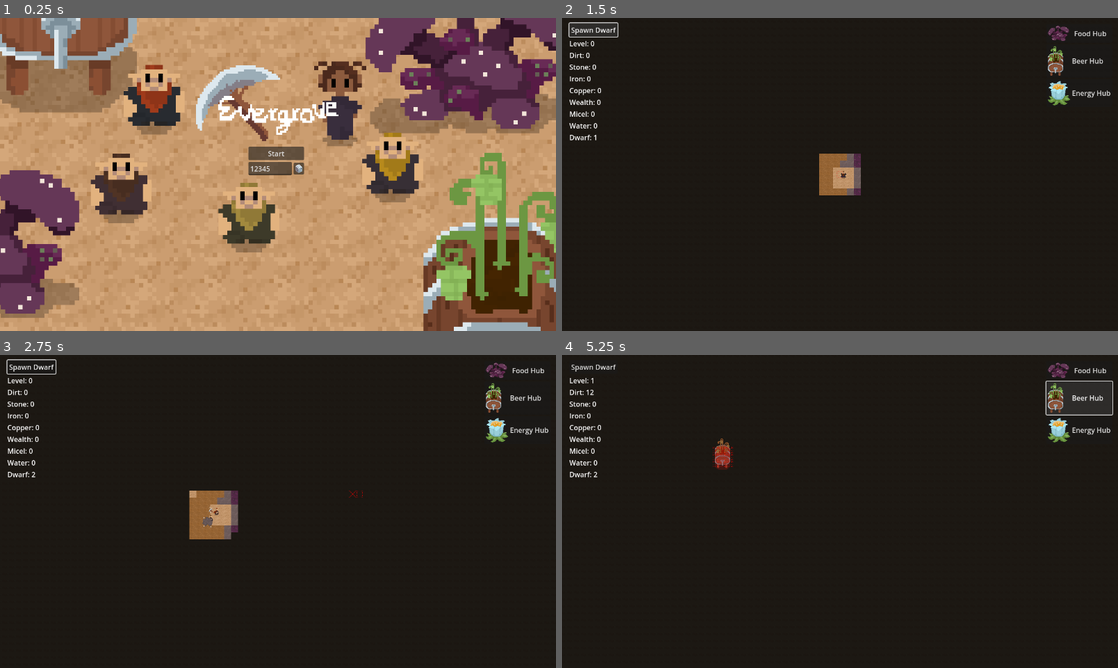
Above: before the commit, frames 1-4 (two rows, left to right).
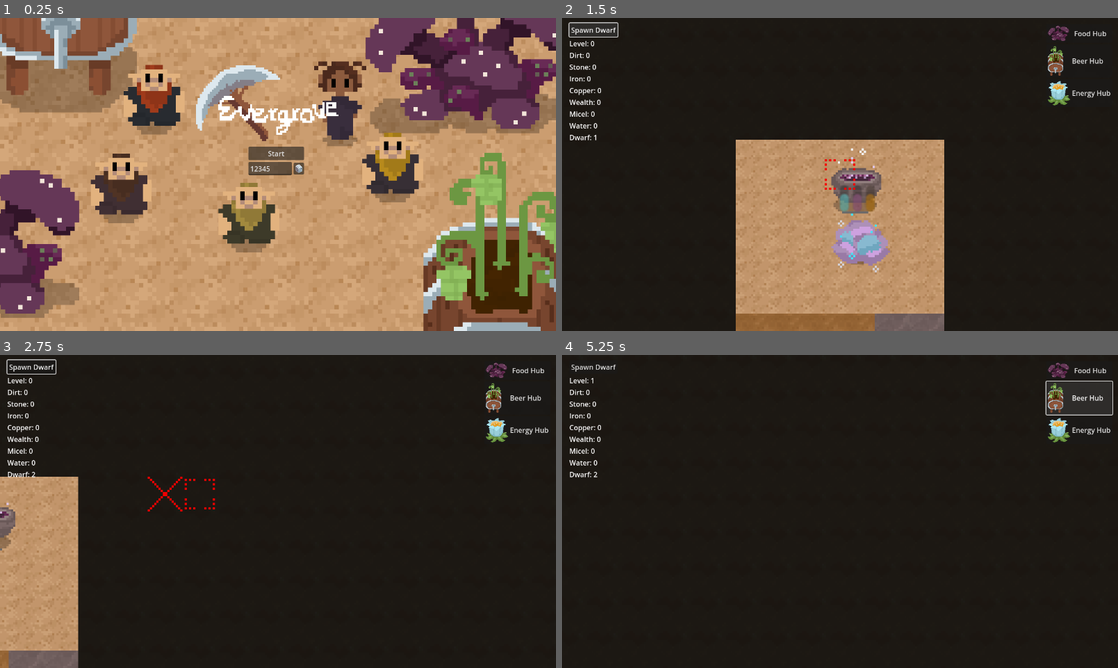
Above: after the commit, the same moments.

Repository: themoonforge/evergrove
Game: Godot game, scene res://main_menu/MainMenu.tscn
The game is run twice, just before and just after one commit, with the same random seed, the same clock (stepped at 60 frames per second) and the same inputs.
Inputs (mouse positions are in pixels of both pictures, inside the frame that each line leads up to):
- Up to frame 1 (0.25 s): no input
- Up to frame 2 (1.5 s): click "Start" at 0.5 s; click "Spawn Dwarf" at 1.25 s
- Up to frame 3 (2.75 s): tap Enter at 2 s; move the mouse to (400, 495) at 2.02 s; hold Right (ui_right) from 2.03 s (still down); tap G at 2.1 s; click (400, 495) at 2.17 s
- Up to frame 4 (5.25 s): move the mouse to (728, 527) at 2.77 s; release Right (ui_right) at 2.78 s; hold Down (ui_down) 2.78-3.53 s; tap Q at 2.85 s; move the mouse to (895, 442) at 3.52 s; hold Right (ui_right) 3.53-4.25 s; tap E at 3.6 s; click "Food Hub" at 4.25 s; click "Beer Hub" at 5 s

The runs differ from the first frame. In frame 2, 23% of the frame differs, in the area x 31-69%, y 38-100%; in frame 3, 10%; in frame 4, 0.3%.

Commit message:
add spawner

Diff:
--- a/evergrove/AI/agent.gd
+++ b/evergrove/AI/agent.gd
@@ -109,12 +109,12 @@
 # true if task assignment was successful
 func assign_task(task: Task) -> bool:
 	if not accepting_tasks:
-		print("Agent %s currently not accepting tasks" % [self.name])
+		#print("Agent %s currently not accepting tasks" % [self.name])
 		return false
 
 	add_task_back(task)
 
-	print("Agent %s received task from hivemind" % [self.name])
+	#print("Agent %s received task from hivemind" % [self.name])
 	return true
 
 func push_back_last_task() -> void:
@@ -159,12 +159,12 @@
 	for i in range(tasks.size()):
 		var task = tasks[i]
 		if task.is_interruptable():
-			print("Agent %s inserting task at %d, %d" % [self.name, i, tasks.size()])
+			#print("Agent %s inserting task at %d, %d" % [self.name, i, tasks.size()])
 			tasks.insert(i, new_task)
-			print("Agent %s inserted task at %d, %d" % [self.name, i, tasks.size()])
+			#print("Agent %s inserted task at %d, %d" % [self.name, i, tasks.size()])
 			return
 
-	print("Agent %s inserted task at end %d" % [self.name, tasks.size() + 1])
+	#print("Agent %s inserted task at end %d" % [self.name, tasks.size() + 1])
 	tasks.append(new_task)
 
 func evaluate_consumtion() -> void:
@@ -194,16 +194,18 @@
 	food = max(0, food - food_consumtion)
 	beer = max(0, beer - beer_consumtion)
 
-	print("Agent %s change enegery from %f to %f" % [self.name, old_energy, energy])
-	print("Agent %s change food from %f to %f" % [self.name, old_food, food])
-	print("Agent %s change beer from %f to %f" % [self.name, old_beer, beer])
+	#print("Agent %s change enegery from %f to %f" % [self.name, old_energy, energy])
+	#print("Agent %s change food from %f to %f" % [self.name, old_food, food])
+	#print("Agent %s change beer from %f to %f" % [self.name, old_beer, beer])
+
+	dwarf.update_bars(energy, food, beer)
 
 #return Task or null
 func generate_private_task(building_type: Utils.BuildingType):
 	var location = ai_globals.Location.create_from_dwarf(dwarf)
 	var target_location = ai_globals.hivemind.get_nearest_hub_location(building_type, location)
 	if target_location.invalid:
-		print("Agent %s unable to create private task, target invalid (probably no hub exists)" % [self.name])
+		#print("Agent %s unable to create private task, target invalid (probably no hub exists)" % [self.name])
 		return null
 	match building_type:
 		Utils.BuildingType.ENERGY:
@@ -214,31 +216,31 @@
 			return Task.create(ai_globals.TASK_TYPE.DRINK, "Move to nearest beer hub", 0, target_location)
 
 func evaluate_private_needs():
-	print("Agent %s private needs %s, %s, %s , %s, %s, %f, %f, %f" % [self.name, starving_mode, accepting_tasks, recharge_energy_queued, recharge_food_queued, recharge_beer_queued, energy, food, beer])
+	#print("Agent %s private needs %s, %s, %s , %s, %s, %f, %f, %f" % [self.name, starving_mode, accepting_tasks, recharge_energy_queued, recharge_food_queued, recharge_beer_queued, energy, food, beer])
 	if energy <= ENERGY_TRASHOLD && !recharge_energy_queued:
 		var task = generate_private_task(Utils.BuildingType.ENERGY)
 		if task:
 			add_task_front(task)
 			set_recharge_energy_queued(true)
-			print("%s has low energy, queueing energy task" % [self.name])
-		else:
-			print("%s unable to create energy task" % [self.name])
+			#print("%s has low energy, queueing energy task" % [self.name])
+		#else:
+			#print("%s unable to create energy task" % [self.name])
 	if food <= FOOD_TRASHOLD && !recharge_food_queued:
 		var task = generate_private_task(Utils.BuildingType.FOOD)
 		if task:
 			add_task_front(task)
 			set_recharge_food_queued(true)
-			print("%s has low food, queueing food task" % [self.name])
-		else:
-			print("%s unable to create food task" % [self.name])
+			#print("%s has low food, queueing food task" % [self.name])
+		#else:
+			#print("%s unable to create food task" % [self.name])
 	if beer <= BEER_TRASHOLD && !recharge_beer_queued:
 		var task = generate_private_task(Utils.BuildingType.BEER)
 		if task:
 			add_task_front(task)
 			set_recharge_beer_queued(true)
-			print("%s has low beer, queueing beer task" % [self.name])
-		else:
-			print("%s unable to create beer task" % [self.name])
+			#print("%s has low beer, queueing beer task" % [self.name])
+		#else:
+			#print("%s unable to create beer task" % [self.name])
 
 func evaluate_zero_modes():
 	set_zero_energy_mode(energy == 0)
@@ -247,14 +249,14 @@
 
 # return true if task is finished
 func handle_task_end(task: Task) -> bool:
-	if !is_on_position(dwarf, task):
-		print("woops not on possition -> debug needed")
+	#if !is_on_position(dwarf, task):
+		#print("woops not on possition -> debug needed")
 	if task.waiting_time <= 0:
 		if task.has_callback:
 			task.callback.call(dwarf)
 		tasks.pop_front()
 		working_on_task = false
-		print("Agent %s finished task" % [self.name])
+		#print("Agent %s finished task" % [self.name])
 		return true
 	elif !task.waiting_running:
 		task.waiting_running = true
@@ -266,17 +268,17 @@
 func run_task(task: Task) -> void:
 	match task.type:
 		ai_globals.TASK_TYPE.MOVE_TO:
-			print("Agent %s working on MOVE %s" % [self.name, working_on_task])
+			#print("Agent %s working on MOVE %s" % [self.name, working_on_task])
 			if !working_on_task:
 				walk_to(dwarf, task)
 			else:
 				if is_finished_walking(dwarf, task):
 					if handle_task_end(task):
 						eval_accepting_tasks()
-				else:
-					print("Agent %s still on task" % [self.name])
+				#else:
+					#print("Agent %s still on task" % [self.name])
 		ai_globals.TASK_TYPE.SLEEP:
-			print("Agent %s working on SLEEP %s" % [self.name, working_on_task])
+			#print("Agent %s working on SLEEP %s" % [self.name, working_on_task])
 			if !working_on_task:
 				walk_to(dwarf, task)
 			else:
@@ -290,7 +292,7 @@
 							set_recharge_energy_queued(false)
 							set_zero_energy_mode(false)
 		ai_globals.TASK_TYPE.EAT:
-			print("Agent %s working on EAT %s" % [self.name, working_on_task])
+			#print("Agent %s working on EAT %s" % [self.name, working_on_task])
 			if !working_on_task:
 				walk_to(dwarf, task)
 			else:
@@ -304,7 +306,7 @@
 							set_recharge_food_queued(false)
 							set_zero_food_mode(false)
 		ai_globals.TASK_TYPE.DRINK:
-			print("Agent %s working on DRINK %s" % [self.name, working_on_task])
+			#print("Agent %s working on DRINK %s" % [self.name, working_on_task])
 			if !working_on_task:
 				walk_to(dwarf, task)
 			else:
@@ -319,7 +321,7 @@
 							set_zero_beer_mode(false)
 
 func _on_ai_tick():
-	print("Agent %s processing tick" % [self.name])
+	#print("Agent %s processing tick" % [self.name])
 	evaluate_consumtion()
 	evaluate_private_needs()
 	evaluate_zero_modes()
@@ -342,7 +344,7 @@
 	task.location.coordinates.x = movement_target.x
 	task.location.coordinates.y = movement_target.y
 	task.location.level = movement_target.z
-	print("Agent %s moving to task location %v, %d" % [self.name, task.location.coordinates, task.location.level])
+	#print("Agent %s moving to task location %v, %d" % [self.name, task.location.coordinates, task.location.level])
 	working_on_task = true
 
 func is_finished_walking(dwarf: Dwarf, task: Task) -> bool:
--- a/evergrove/Utils.gd
+++ b/evergrove/Utils.gd
@@ -2,6 +2,7 @@
 	BEER,
 	ENERGY,
 	FOOD,
+	SPAWNER,
 }
 
 const TILE_SIZE_HALF = 8
--- a/evergrove/dwarf/Dwarf.tscn
+++ b/evergrove/dwarf/Dwarf.tscn
@@ -81,6 +81,9 @@
 [ext_resource type="Texture2D" uid="uid://3oglnev1bvq8" path="res://dwarf/thicc/body/medium/medium_skin_right2.png" id="66_sfkjb"]
 [ext_resource type="Texture2D" uid="uid://b2uemtns66pq4" path="res://dwarf/hammer/hammer1.png" id="67_d5yhb"]
 [ext_resource type="Texture2D" uid="uid://bxb3gme20r56c" path="res://dwarf/hammer/hammer2.png" id="68_vh2r5"]
+[ext_resource type="Texture2D" uid="uid://cnqcjxvyn1ec4" path="res://spawn/spawn_dust/spawn_dust1.png" id="82_vqfuu"]
+[ext_resource type="Texture2D" uid="uid://7opgm37v6wtw" path="res://spawn/spawn_dust/spawn_dust2.png" id="83_gy6nx"]
+[ext_resource type="Texture2D" uid="uid://t6f1xa5mxk34" path="res://spawn/spawn_dust/spawn_dust3.png" id="84_ij1hx"]
 
 [sub_resource type="SpriteFrames" id="SpriteFrames_04c1a"]
 animations = [{
@@ -960,10 +963,26 @@
 "loop": true,
 "name": &"sleeping_effect",
 "speed": 5.0
+}, {
+"frames": [{
+"duration": 1.0,
+"texture": ExtResource("82_vqfuu")
+}, {
+"duration": 1.0,
+"texture": ExtResource("83_gy6nx")
+}, {
+"duration": 1.0,
+"texture": ExtResource("84_ij1hx")
+}, {
+"duration": 1.0,
+"texture": ExtResource("52_hkdl5")
+}],
+"loop": false,
+"name": &"spawn_effect",
+"speed": 5.0
 }]
 
 [node name="Dwarf" type="Node2D"]
-y_sort_enabled = true
 texture_filter = 1
 script = ExtResource("1_c3sis")
 
@@ -1042,5 +1061,37 @@
 z_index = 1
 position = Vector2(1, 27)
 sprite_frames = SubResource("SpriteFrames_nmf58")
-animation = &"sleeping_effect"
+animation = &"spawn_effect"
+frame = 2
+frame_progress = 1.0
 offset = Vector2(0, -27)
+
+[node name="EnergyBar" type="ProgressBar" parent="."]
+modulate = Color(0.404948, 1, 0.997705, 1)
+offset_left = -8.0
+offset_top = -35.0
+offset_right = -4.0
+offset_bottom = -23.0
+value = 50.0
+fill_mode = 3
+show_percentage = false
+
+[node name="FoodBar" type="ProgressBar" parent="."]
+modulate = Color(0.729059, 0.398913, 0.666405, 1)
+offset_left = -2.0
+offset_top = -35.0
+offset_right = 2.0
+offset_bottom = -23.0
+value = 50.0
+fill_mode = 3
+show_percentage = false
+
+[node name="BeerBar" type="ProgressBar" parent="."]
+modulate = Color(0.92549, 0.576471, 0, 1)
+offset_left = 4.0
+offset_top = -35.0
+offset_right = 8.0
+offset_bottom = -23.0
+value = 50.0
+fill_mode = 3
+show_percentage = false
--- a/evergrove/dwarf/dwarf.gd
+++ b/evergrove/dwarf/dwarf.gd
@@ -8,6 +8,10 @@
 
 @onready var effect_animator: AnimatedSprite2D = $"./EffectAnimator"
 @onready var action_effect_animator: AnimatedSprite2D = $"./ActionEffectAnimator"
+
+@onready var energy_bar: ProgressBar = $"./EnergyBar"
+@onready var food_bar: ProgressBar = $"./FoodBar"
+@onready var beer_bar: ProgressBar = $"./BeerBar"
 
 var body_animator: AnimatedSprite2D
 var clothing_animator: AnimatedSprite2D
@@ -54,6 +58,8 @@
 const sleeping_effect = "sleeping_effect"
 const building_effect = "building_effect"
 
+const spawn_effect = "spawn_effect"
+
 @export var type: DwarfType
 @export var skin: DwarfSkin
 @export var hair: DwarfHair
@@ -77,6 +83,16 @@
 }
 
 @export var action_effect_animator_position: Vector2
+
+func show_bars(value: bool) -> void:
+	energy_bar.visible = value
+	food_bar.visible = value
+	beer_bar.visible = value
+
+func update_bars(energy: float, food: float, beer: float) -> void:
+	energy_bar.value = energy
+	food_bar.value = food
+	beer_bar.value = beer
 
 func set_current_position(my_position: Vector2i, level: int, force: bool = false) -> void:
 	if !force && current_position == my_position && current_level == level:
@@ -143,6 +159,8 @@
 
 	clothing_animator.modulate = Color8(rng.randi_range(80, 140), 	rng.randi_range(80, 140), 	rng.randi_range(80, 140))
 
+	set_normal()
+
 	# TODO retrieve walking direction and call play on animated sprite
 	# this is just an example how to call animations
 	# instantiate AI controller
@@ -150,8 +168,11 @@
 		add_child(Agent.create())
 		game_state.selected_dwarf = self
 		game_state.inc_dwarfs(1)
-
-	set_normal()
+		action_effect_animator.position = action_effect_animator_position + Vector2(0, -Utils.TILE_SIZE_HALF)
+		play_animation(action_effect_animator, spawn_effect)
+	else:
+		show_bars(false)
+
 	print("finish dwarf")
 
 func play_animation(animator: AnimatedSprite2D, animation: String) -> void:
@@ -211,9 +232,9 @@
 	play_animation(hair_animator, hair_animation_name)
 
 func set_animation(my_behaviour: Utils.Behaviour, my_walking_direction: Utils.WalkingDirection) -> void:
-	print("set_animation")
+	#print("set_animation")
 	if behaviour == my_behaviour && walking_direction == my_walking_direction:
-		print("skip set_animation")
+		#print("skip set_animation")
 		return
 
 	behaviour = my_behaviour
--- a/evergrove/hubs/Hub.tscn
+++ b/evergrove/hubs/Hub.tscn
@@ -7,6 +7,8 @@
 [ext_resource type="Texture2D" uid="uid://il6pnwplvdy" path="res://hubs/energy_hub/energy_hub2.png" id="5_a5neh"]
 [ext_resource type="Texture2D" uid="uid://dtnmcje85qhw" path="res://hubs/food_hub/food_hub1.png" id="6_einag"]
 [ext_resource type="Texture2D" uid="uid://d30syauf7qb6t" path="res://hubs/food_hub/food_hub2.png" id="7_3k8af"]
+[ext_resource type="Texture2D" uid="uid://df8fq6pxv4fwu" path="res://spawn/spawn1.png" id="8_2eqwj"]
+[ext_resource type="Texture2D" uid="uid://ng8vbrnwh5ka" path="res://spawn/spawn2.png" id="9_e6enw"]
 
 [sub_resource type="SpriteFrames" id="SpriteFrames_tryd5"]
 animations = [{
@@ -50,6 +52,20 @@
 "speed": 1.0
 }]
 
+[sub_resource type="SpriteFrames" id="SpriteFrames_ypimv"]
+animations = [{
+"frames": [{
+"duration": 1.0,
+"texture": ExtResource("8_2eqwj")
+}, {
+"duration": 1.0,
+"texture": ExtResource("9_e6enw")
+}],
+"loop": true,
+"name": &"default",
+"speed": 1.0
+}]
+
 [node name="Hub" type="Node2D"]
 y_sort_enabled = true
 texture_filter = 1
@@ -75,3 +91,9 @@
 frame = 1
 frame_progress = 0.419841
 offset = Vector2(0, -19)
+
+[node name="Spawner" type="AnimatedSprite2D" parent="."]
+y_sort_enabled = true
+position = Vector2(6, 21)
+sprite_frames = SubResource("SpriteFrames_ypimv")
+offset = Vector2(0, -19)
--- a/evergrove/hubs/hub.gd
+++ b/evergrove/hubs/hub.gd
@@ -7,6 +7,7 @@
 @onready var beer: AnimatedSprite2D = $"./Beer"
 @onready var energy: AnimatedSprite2D = $"./Energy"
 @onready var food: AnimatedSprite2D = $"./Food"
+@onready var spawner: AnimatedSprite2D = $"./Spawner"
 
 @export var type: Utils.BuildingType
 
@@ -34,7 +35,7 @@
 	else:
 		self.modulate.a = 0.35
 
-func init(my_type: Utils.BuildingType, my_tiles: Dictionary, my_tile_map):
+func init(my_type: Utils.BuildingType, my_tiles: Dictionary, my_tile_map, skip_build: bool = false) -> void:
 	type = my_type
 	tiles = my_tiles
 	match type:
@@ -42,27 +43,42 @@
 			beer.visible = true
 			energy.visible = false
 			food.visible = false
+			spawner.visible = false
 			beer.play("default")
 			energy.stop()
 			food.stop()
+			spawner.stop()
 		Utils.BuildingType.ENERGY:
 			beer.visible = false
 			energy.visible = true
 			food.visible = false
+			spawner.visible = false
 			beer.stop()
 			energy.play("default")
 			food.stop()
+			spawner.stop()
 		Utils.BuildingType.FOOD:
 			beer.visible = false
 			energy.visible = false
 			food.visible = true
+			spawner.visible = false
 			beer.stop()
 			energy.stop()
 			food.play("default")
+			spawner.stop()
+		Utils.BuildingType.SPAWNER:
+			beer.visible = false
+			energy.visible = false
+			food.visible = false
+			spawner.visible = true
+			beer.stop()
+			energy.stop()
+			food.stop()
+			spawner.play("default")
 
 	tile_map = my_tile_map
 
-	if tile_map:
+	if tile_map && !skip_build:
 		set_is_build(false)
 
 # Called when the node enters the scene tree for the first time.
--- a/evergrove/map/dungeon_layer.gd
+++ b/evergrove/map/dungeon_layer.gd
@@ -82,7 +82,7 @@
 			var tile_pos = Vector2i(pos.x + x, pos.y + y)
 			erase_cell(1, tile_pos)
 
-func build_building(building_type: Utils.BuildingType, my_position: Vector2, tiles: Dictionary):
+func build_building(building_type: Utils.BuildingType, my_position: Vector2, tiles: Dictionary, skip_build: bool = false):
 	var building: Hub = preload("res://hubs/Hub.tscn").instantiate()
 	hub_container.add_child(building)
 	building.position = my_position
@@ -91,13 +91,16 @@
 	for tile in tiles.keys():
 		blocked_space[tile] = true
 
-	var build_callback: Callable = func (dwarf):
-		print("callback!!!!")
+	if !skip_build:
+		var build_callback: Callable = func (dwarf):
+			print("callback!!!!")
+			building.set_is_build(true)
+			dwarf.set_normal()
+
+		var waiting_callback: Callable = func (dwarf):
+			dwarf.set_building()
+
+		var task: Task = Task.create(ai_globals.TASK_TYPE.MOVE_TO, "", 0, ai_globals.Location.create(tiles.keys()[4], level), build_callback, waiting_callback, 4)
+		ai_globals.hivemind.add_task(task, true)
+	else:
 		building.set_is_build(true)
-		dwarf.set_normal()
-
-	var waiting_callback: Callable = func (dwarf):
-		dwarf.set_building()
-
-	var task: Task = Task.create(ai_globals.TASK_TYPE.MOVE_TO, "", 0, ai_globals.Location.create(tiles.keys()[4], level), build_callback, waiting_callback, 4)
-	ai_globals.hivemind.add_task(task, true)
--- a/evergrove/world.gd
+++ b/evergrove/world.gd
@@ -58,34 +58,23 @@
 
 	for level in range(LEVELS):
 		var tile_map : DungeonLayer  = preload("res://map/DungeonLayer.tscn").instantiate()
-
 		tile_map.init(Globals.seed + 25 * level, level)
-
 		tile_maps[level] = tile_map
-
 		add_child(tile_map)
-		# Generiere initiale Chunks
-		# generate_tile(tile_map, Vector2i(0, 0))
 
 	var start_map = tile_maps[0]
-	set_air_around_tile(start_map, Vector2i(0, 0), false)
+	set_air_around_tile(start_map, Vector2i(0, 0), false, 3)
+
 	set_active_level(0)
 	set_cursor_type(Utils.CursorType.SELECT)
 
-	#
-	#
-	# var start_key = get_unique_id(Vector2i(20, 20), 0)
-	# var end_key = get_unique_id(Vector2i(-20, -20), 0)
-
-	# var path = astar.get_point_path(start_key, end_key)
-
-	# for point in path:
-	# 	var sprite = Sprite2D.new()
-	# 	sprite.texture = sprite_texture
-	# 	add_child(sprite)
-	# 	sprite.z_index = 100
-	# 	sprite.position = visible_tile_map.map_to_local(Vector2i(point.x, point.y))
-
+	var tiles = {}
+	for x in range(-1, 2):
+		for y in range(-1, 2):
+			var pos = Vector2i(x, y)
+			tiles[pos] = true
+	var sprite_pos = visible_tile_map.to_local(Vector2i(1, 1))
+	build_building(Utils.BuildingType.SPAWNER, sprite_pos, tiles, 0, true)
 
 func set_active_level(my_level: int):
 	#print("set active level: %d" % [my_level])
@@ -99,9 +88,9 @@
 	game_state.set_current_level(my_level)
 	check_visible_tiles(true)
 
-func set_air_around_tile(tile_map: TileMap, pos: Vector2i, skip_center: bool = true):
-	for x in range(-1, 2):
-		for y in range(-1, 2):
+func set_air_around_tile(tile_map: TileMap, pos: Vector2i, skip_center: bool = true, radius: int = 1):
+	for x in range(radius * -1, radius + 1):
+		for y in range(radius * -1, radius + 1):
 			var new_pos = pos + Vector2i(x, y)
 			if (skip_center && new_pos == pos):
 				continue
@@ -393,10 +382,10 @@
 
 	return free_space && !blocked
 
-func build_building(building_type: Utils.BuildingType, my_position: Vector2, tiles: Dictionary, level: int = visible_level):
+func build_building(building_type: Utils.BuildingType, my_position: Vector2, tiles: Dictionary, level: int = visible_level, skip_build: bool = false):
 	var tile_map = tile_maps[level]
 
-	tile_map.build_building(building_type, my_position, tiles)
+	tile_map.build_building(building_type, my_position, tiles, skip_build)
 	for tile in tiles.keys():
 		var point = Utils.convert_to_v3_astar(tile, level)
 		var key = get_unique_id_v3(point)
--- a/evergrove/world.tscn
+++ b/evergrove/world.tscn
@@ -28,6 +28,7 @@
 [node name="GUI" type="CanvasLayer" parent="."]
 process_priority = 1
 script = ExtResource("2_n34sk")
+spawn_position = Vector2i(0, 2)
 
 [node name="VFlowContainer" type="VFlowContainer" parent="GUI"]
 offset_left = 17.0
@@ -97,6 +98,7 @@
 [node name="Camera2D" type="Camera2D" parent="."]
 modulate = Color(0.266575, 0.266575, 0.266575, 1)
 self_modulate = Color(0.310617, 0.310617, 0.310617, 1)
+zoom = Vector2(5, 5)
 script = ExtResource("1_bwmuh")
 
 [node name="World" type="Node2D" parent="."]
Not shown: 1 places in evergrove/dwarf/Dwarf.tscn that only renumber resources
Not shown: 1 places in evergrove/hubs/Hub.tscn that only renumber resources
Not shown, added: evergrove/spawn/spawn1.png.import
Not shown, added: evergrove/spawn/spawn2.png.import
Not shown, added: evergrove/spawn/spawn_dust/spawn_dust1.png.import
Not shown, added: evergrove/spawn/spawn_dust/spawn_dust2.png.import
Not shown, added: evergrove/spawn/spawn_dust/spawn_dust3.png.import
